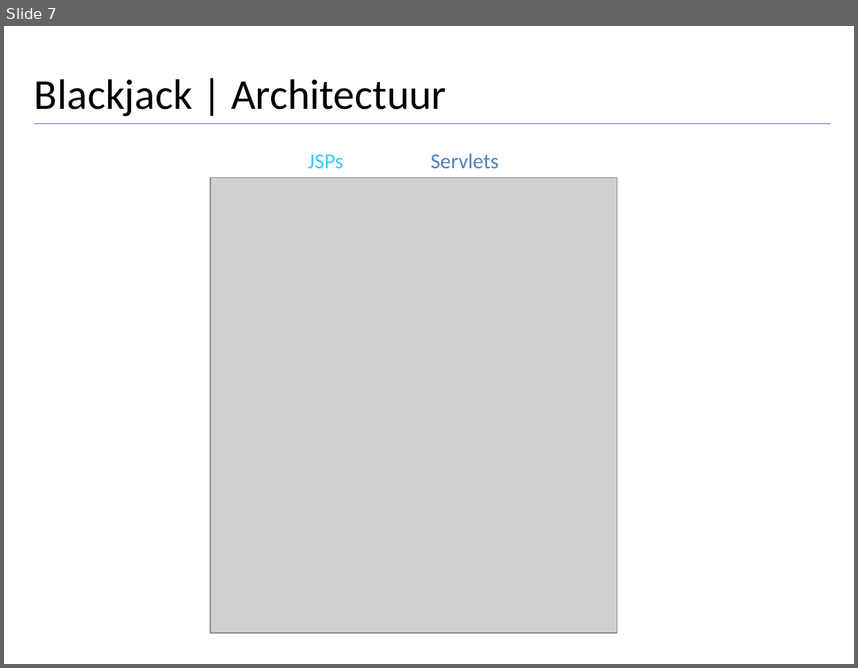
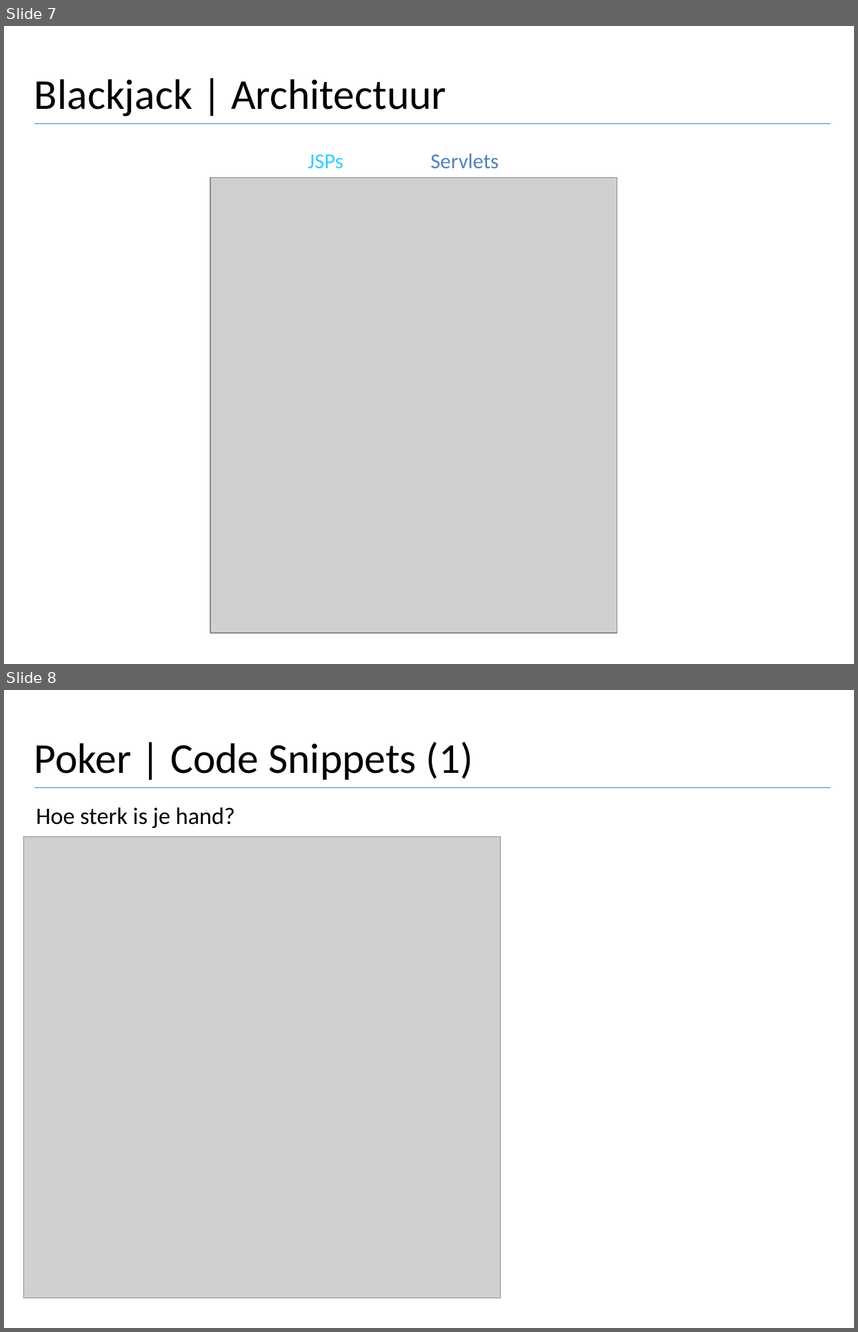
Before and after one commit to AlicedeVries/case, a slide deck: Case presentatie~6.pptx. Shown one above the other, each under a label of ours: slide 7 before the commit, slides 7 and 8 after it. The pictures are 858x668 and 858x1332 pixels, drawn with LibreOffice and Linux fonts; fonts in the diff are those of the drawing; grey boxes stand for pictures. Boxes give left, top, right and bottom in pixels: in the first picture for what was removed or moved away, otherwise in the second. Text is boxed around its words. In the diff, an @@ line names an element or a change of style, - is before the commit and + after.

```diff
--- a/Case presentatie~6.pptx
+++ b/Case presentatie~6.pptx
@@ slide 8 added at [4, 690, 854, 1328], background #FFFFFF @@
@@ title added at [34, 742, 473, 780], 36 pt, text #000000 @@
+Poker | Code Snippets (1)
@@ line added from (34, 788) to (831, 788), #4B7EBC 0.75 pt @@
@@ text added at [36, 807, 235, 828], 20 pt, text #000000 @@
+Hoe sterk is je hand?
@@ picture added at [23, 836, 500, 1298] @@
```
Also in this commit, not shown: 5 slides changed.
